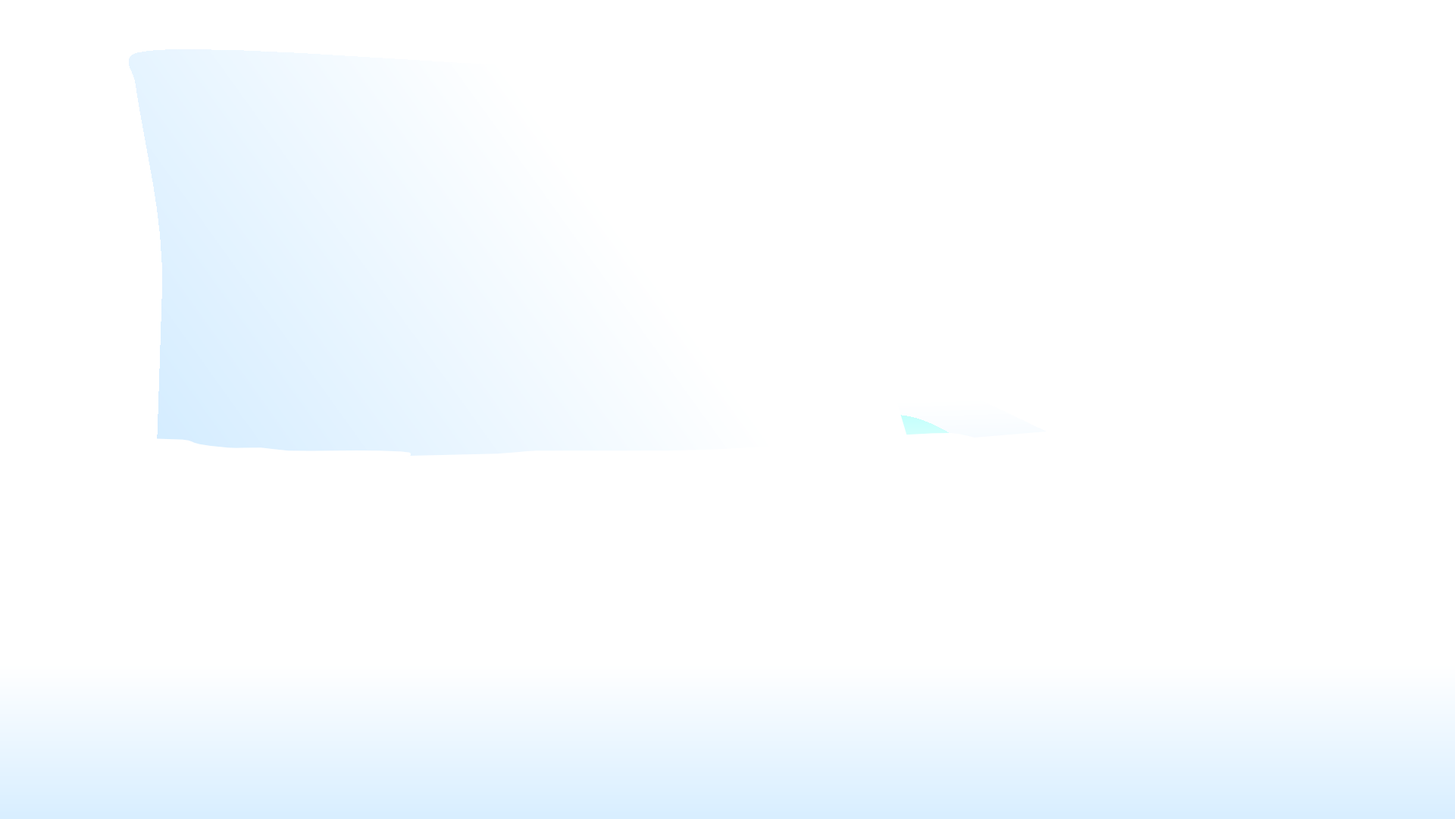
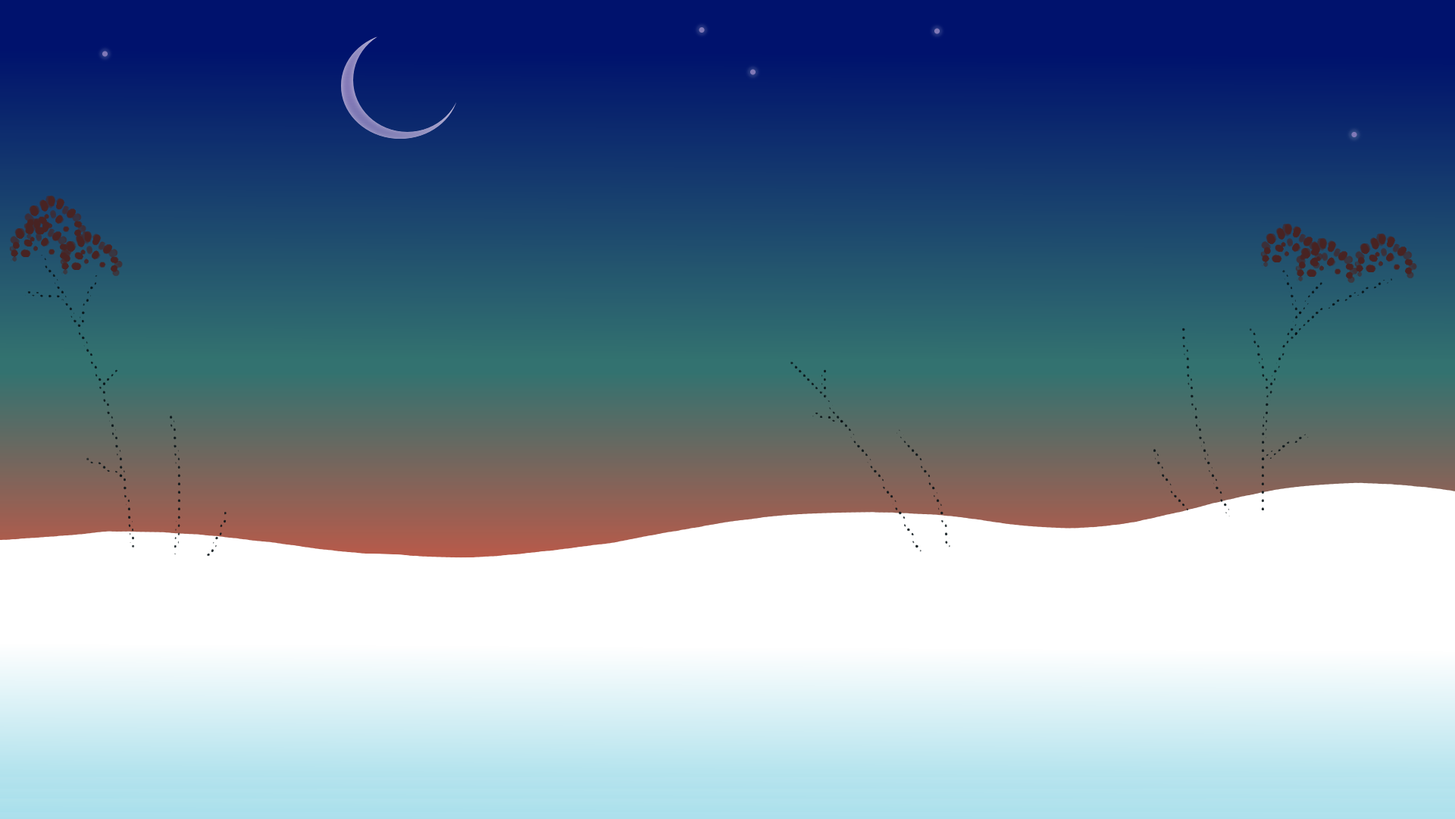
Comparing the layer stacks of the two w=1455, h=819 images. Changes:
hid "Layer 4", moved it above "Layer 5", painted on it over [0, 388, 1433, 713]
hid "Layer 5", painted on it over [97, 48, 1068, 819]
hid "Layer 3", painted on it over [0, 242, 1455, 558]
hid "Layer 2", painted on it over [0, 242, 1407, 558]
added layer "stars" above "moon" over [97, 0, 1359, 146]
added layer "moon" above "foliage" over [0, 0, 1455, 819]
added layer "foliage" above "twigs" over [0, 145, 1455, 437]
added layer "twigs" (2nd of 2) above "horizon" over [0, 242, 1407, 558]
renamed "Layer 7" to "horizon", moved it above "sky", painted on it over [0, 0, 1455, 819]
added layer "sky" above "Layer 1" over [0, 0, 1455, 819]
